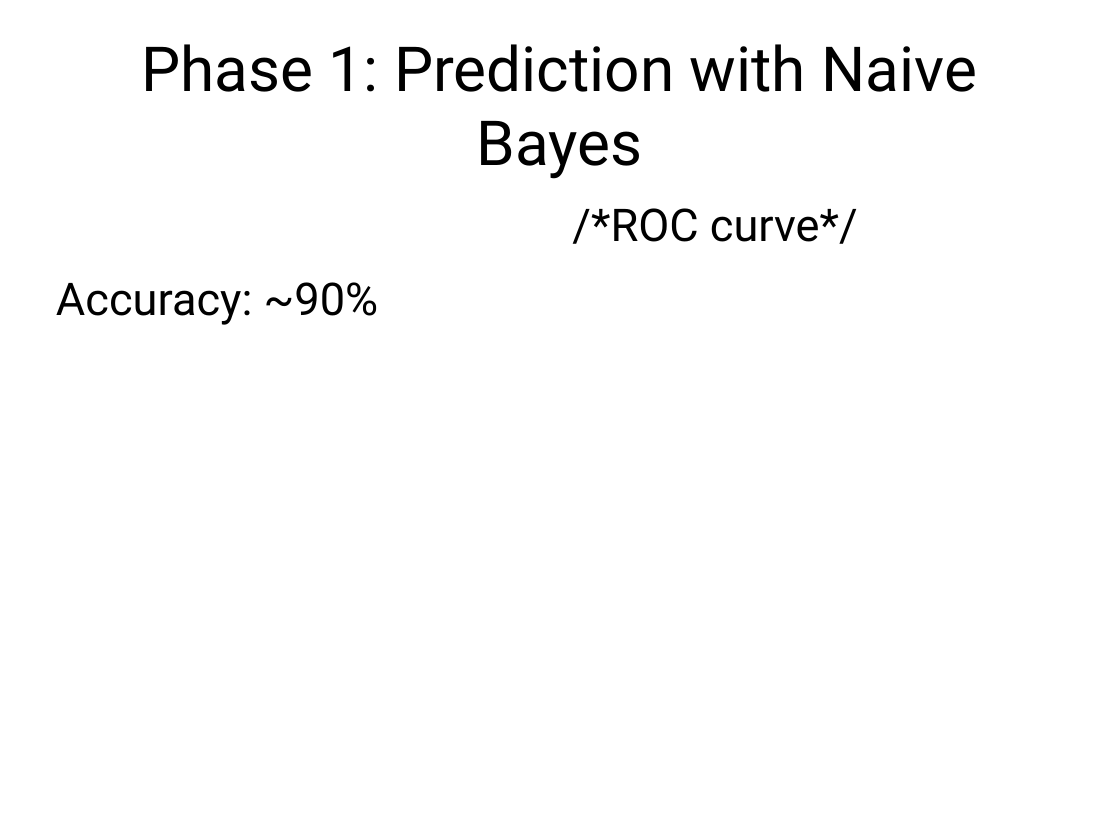
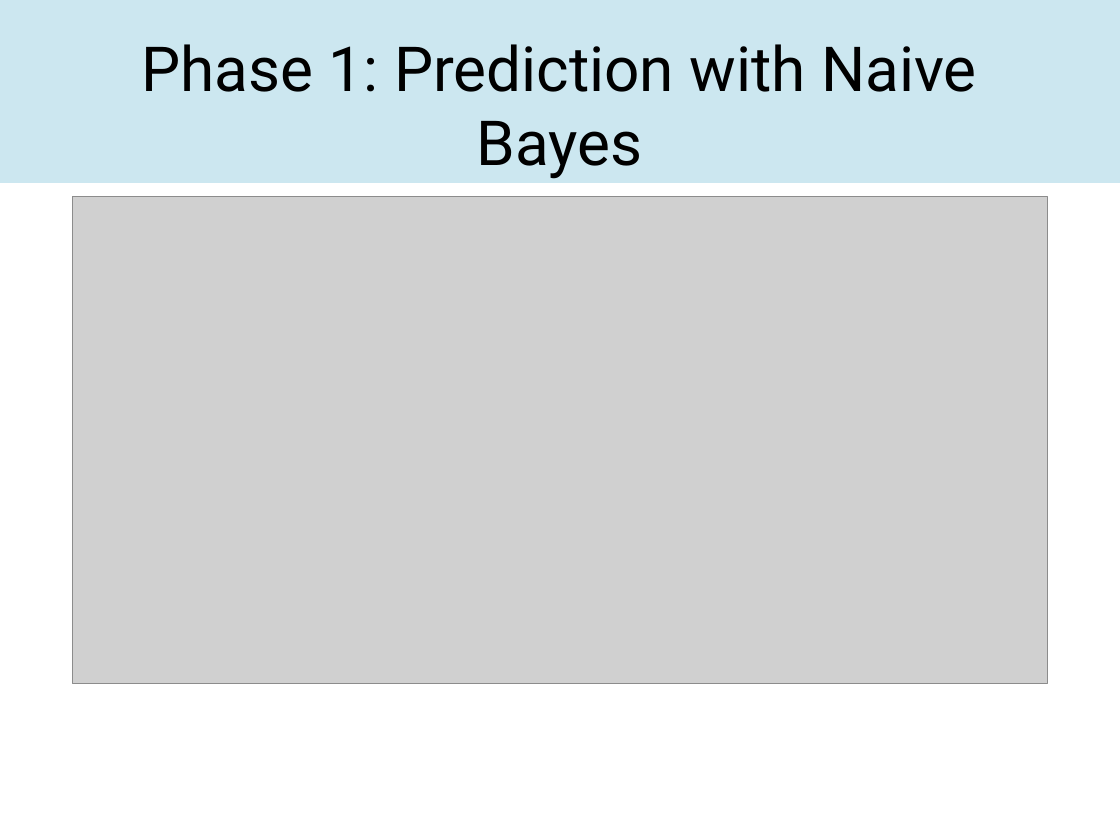
Before and after one commit to DeepwaterCreations/genDR-generif-analysis, a slide deck: slide 7 of presentation.odp. Drawn at 1120x840 pixels with LibreOffice and Linux fonts; fonts in the diff are those of the drawing; grey boxes stand for pictures. Boxes give left, top, right and bottom in pixels: in the first picture for what was removed or moved away, otherwise in the second. Text is boxed around its words. In the diff, an @@ line names an element or a change of style, - is before the commit and + after.

```diff
--- a/presentation.odp
+++ b/presentation.odp
@@ rectangle added at (x1=0, y1=0, x2=1120, y2=183), fill #CCE7F0 @@
@@ picture added at (x1=72, y1=196, x2=1048, y2=683) @@
@@ text removed at (x1=572, y1=208, x2=858, y2=244) @@
-/*ROC curve*/
@@ text removed at (x1=56, y1=282, x2=379, y2=325) @@
-Accuracy: ~90%
```
Also in this commit, not shown: 6 other slides changed, 2 slides added, 4 slides removed.
